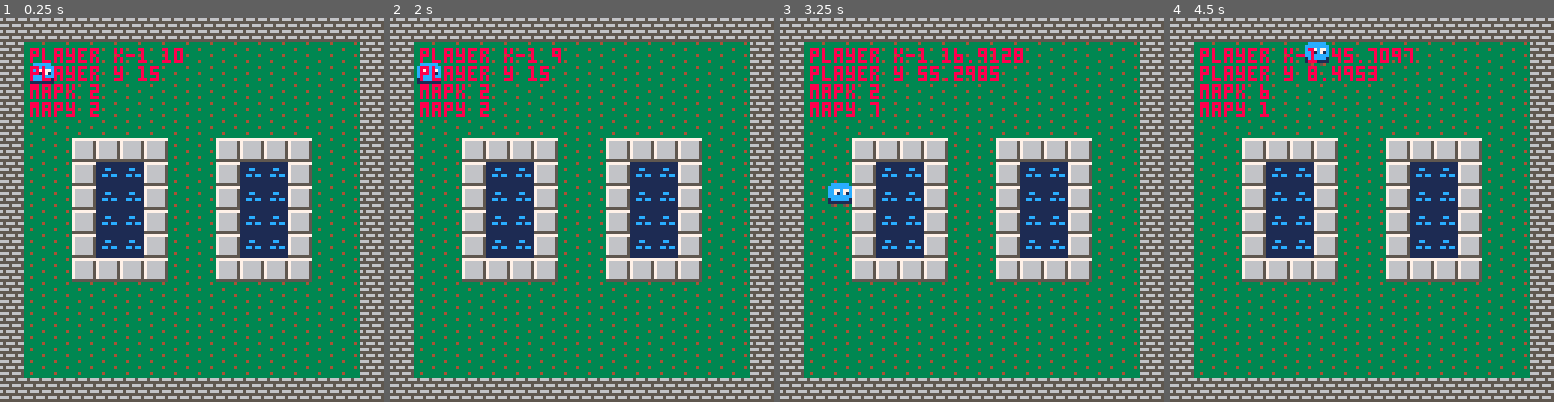
Above: before the commit, frames 1-4 (left to right).
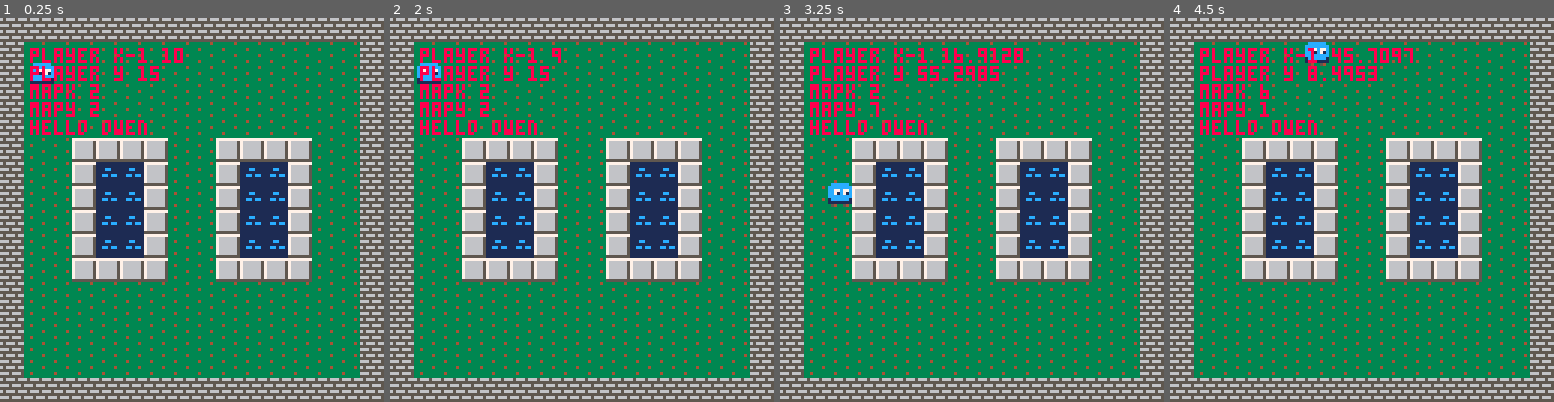
Above: after the commit, the same moments.

Repository: Mackeriah/FurlockBones-game
Game: PICO-8 cartridge move2.p8
Two runs of this game, one before a commit and one after it. Both use one fixed random seed, a clock stepped at 60 frames per second and the inputs below.
Inputs:
- Up to frame 1 (0.25 s): no input
- Up to frame 2 (2 s): hold Left from 1.97 s (still down)
- Up to frame 3 (3.25 s): release Left at 2.37 s; hold Down 2.42-2.82 s; hold Right from 2.87 s (still down)
- Up to frame 4 (4.5 s): release Right at 3.53 s; hold Up 3.58-4.08 s; hold Right from 4.13 s (still down)

The runs differ from the first frame. In frame 1, 0.5% of the frame differs, in the area x 7-39%, y 26-31%; in frame 2, 0.5%; in frame 3, 0.5%; in frame 4, 0.5%.

Commit message:
testing all OK

Diff:
--- a/move2.p8
+++ b/move2.p8
@@ -32,6 +32,7 @@
 	print('player y '..player.y)
 	print('mapx '..map_x)
 	print('mapy '..map_y)
+	print("hello owen")
 end
 -->8
 --player functions
